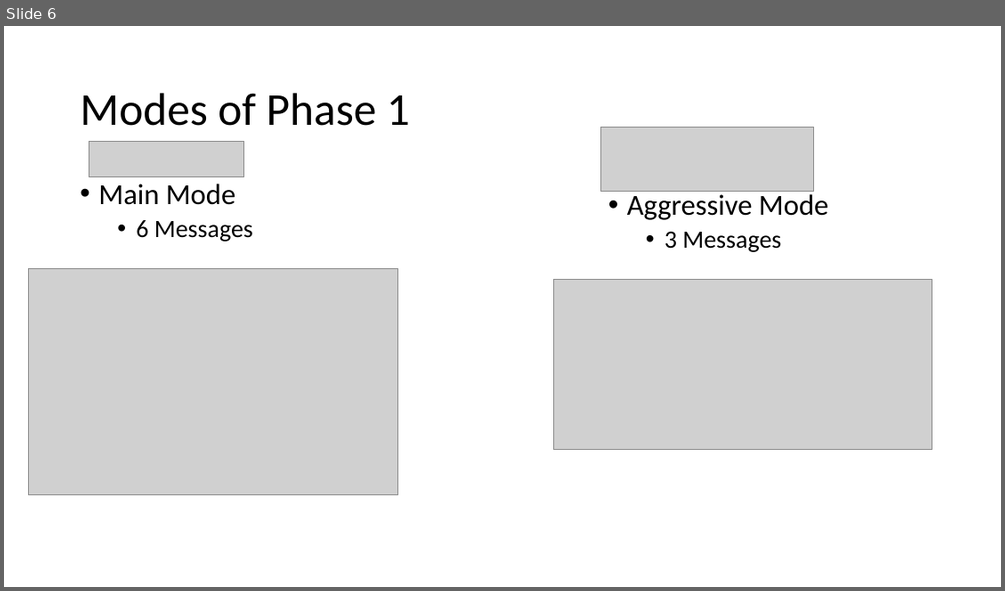
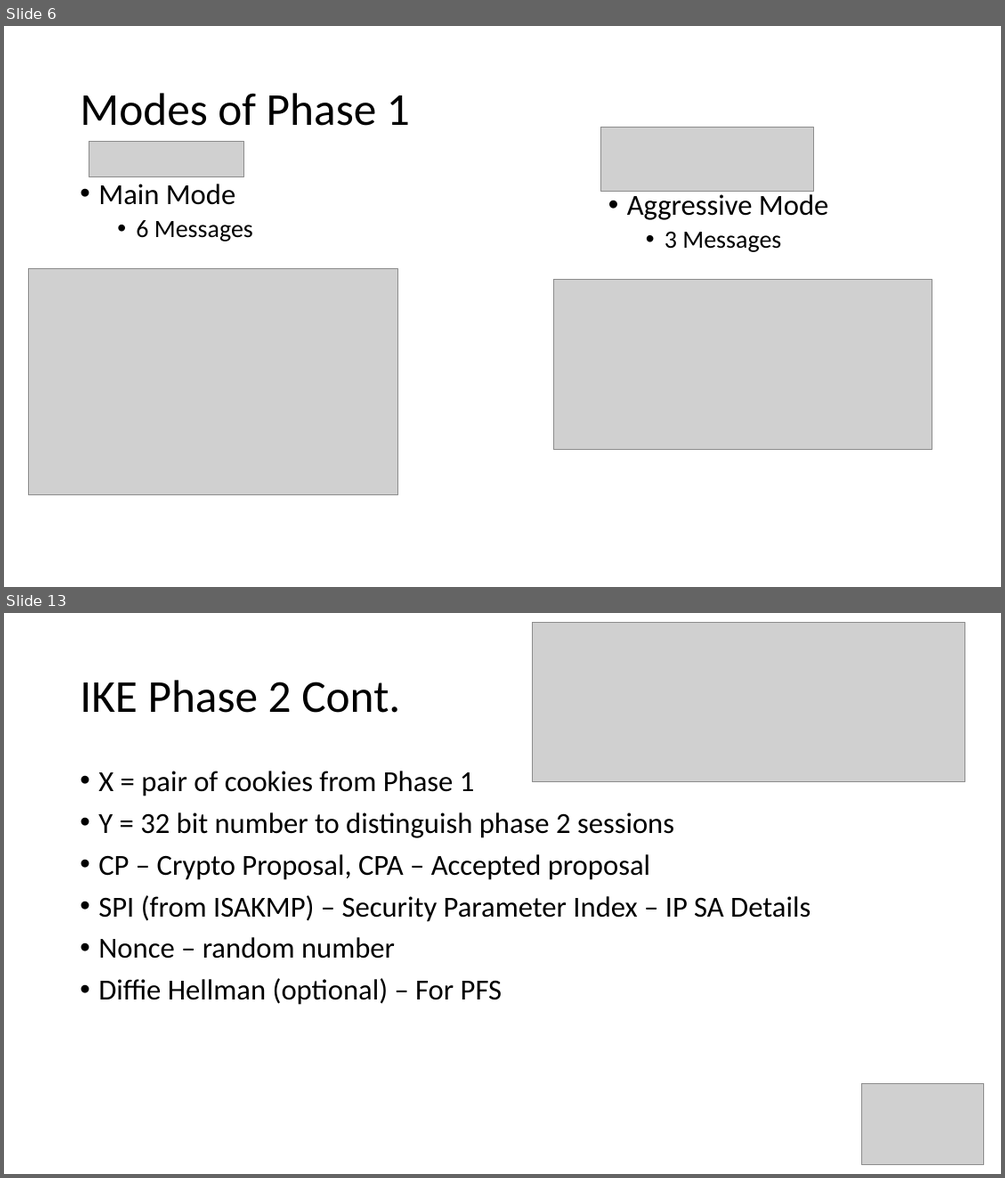
Before and after one commit to ndbellew/AppliedCryptography, a slide deck: Assignments/InternetKeyExchange/Internet Key Exchange.pptx. Shown one above the other, each under a label of ours: slide 6 before the commit, slides 6 and 13 after it; the slides between them are not shown. The pictures are 1005x591 and 1005x1178 pixels, drawn with LibreOffice and Linux fonts; fonts in the diff are those of the drawing; grey boxes stand for pictures. Boxes give left, top, right and bottom in pixels: in the first picture for what was removed or moved away, otherwise in the second. Text is boxed around its words. In the diff, an @@ line names an element or a change of style, - is before the commit and + after.

```diff
--- a/Assignments/InternetKeyExchange/Internet Key Exchange.pptx
+++ b/Assignments/InternetKeyExchange/Internet Key Exchange.pptx
@@ slide 13 added at [4,613,1001,1174], background #FFFFFF @@
@@ picture added at [532,623,966,782] @@
@@ title added at [80,680,400,713], 44 pt, text #000000 @@
+IKE Phase 2 Cont.
@@ text added at [98,771,810,1005], 28 pt, text #000000 @@
+• X = pair of cookies from Phase 1
+• Y = 32 bit number to distinguish phase 2 sessions
+• CP – Crypto Proposal, CPA – Accepted proposal
+• SPI (from ISAKMP) – Security Parameter Index – IP SA Details
+• Nonce – random number
+• Diffie Hellman (optional) – For PFS
@@ picture added at [862,1083,984,1165] @@
```
Also in this commit, not shown: 6 slides changed, 5 other slides added, 4 slides removed.
